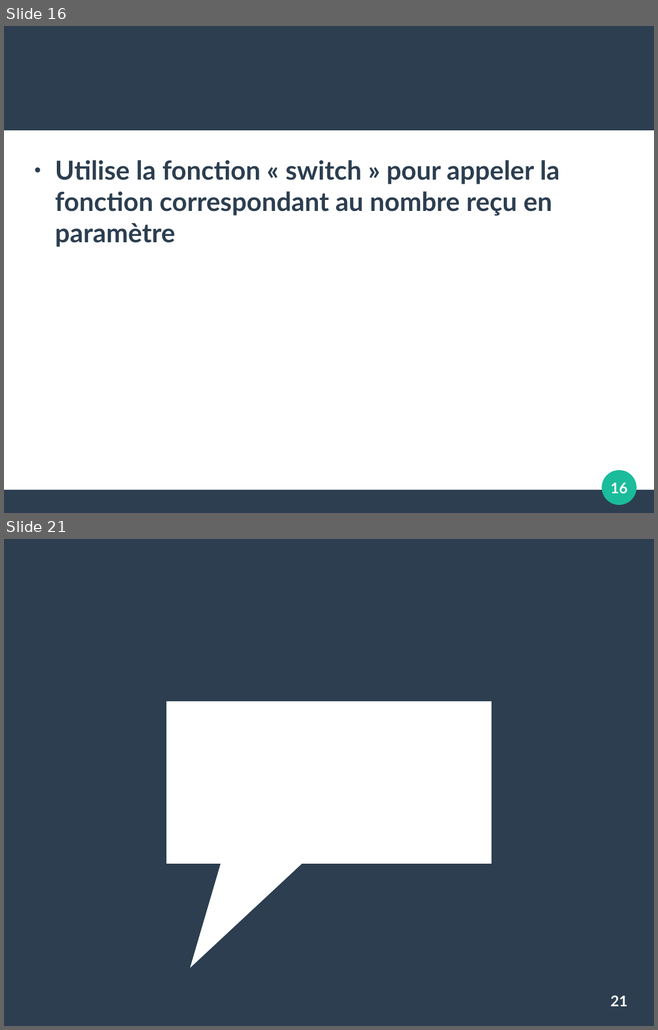
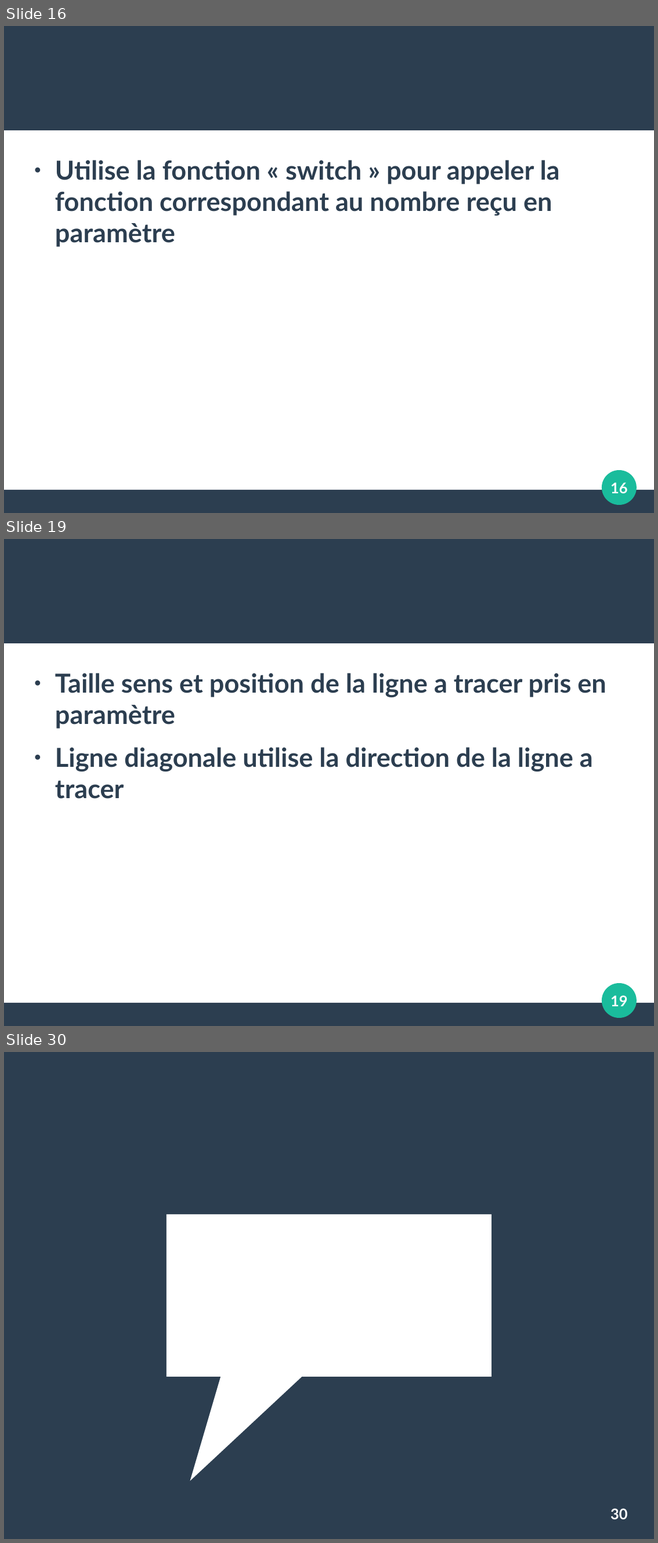
Before and after one commit to chuchodal/bbgeo_remake, a slide deck: projet_disn.odp. Shown one above the other, each under a label of ours: slides 16 and 21 before the commit, slides 16, 19 and 30 after it; the slides between them are not shown. The pictures are 658x1030 and 658x1543 pixels, drawn with LibreOffice and Linux fonts; fonts in the diff are those of the drawing. Boxes give left, top, right and bottom in pixels: in the first picture for what was removed or moved away, otherwise in the second. Text is boxed around its words. In the diff, an @@ line names an element or a change of style, - is before the commit and + after.

```diff
--- a/projet_disn.odp
+++ b/projet_disn.odp
@@ slide 19 added at (4, 539, 654, 1026), background #FFFFFF; not listed: 3 template elements that a slide beside it also shows @@
@@ text added at (55, 673, 606, 799), 32 pt, text #2C3E50, bold @@
+● Taille sens et position de la ligne a tracer pris en paramètre
+● Ligne diagonale utilise la direction de la ligne a tracer
@@ page number added at (610, 995, 627, 1006), 18 pt, text #FFFFFF, bold @@
+19
@@ what was slide 21 is now slide 30 @@
@@ page number at (610, 1508, 627, 1519): text changed @@
-21
+30
```
Also in this commit, not shown: 3 slides changed, 10 other slides added, 2 slides removed.
